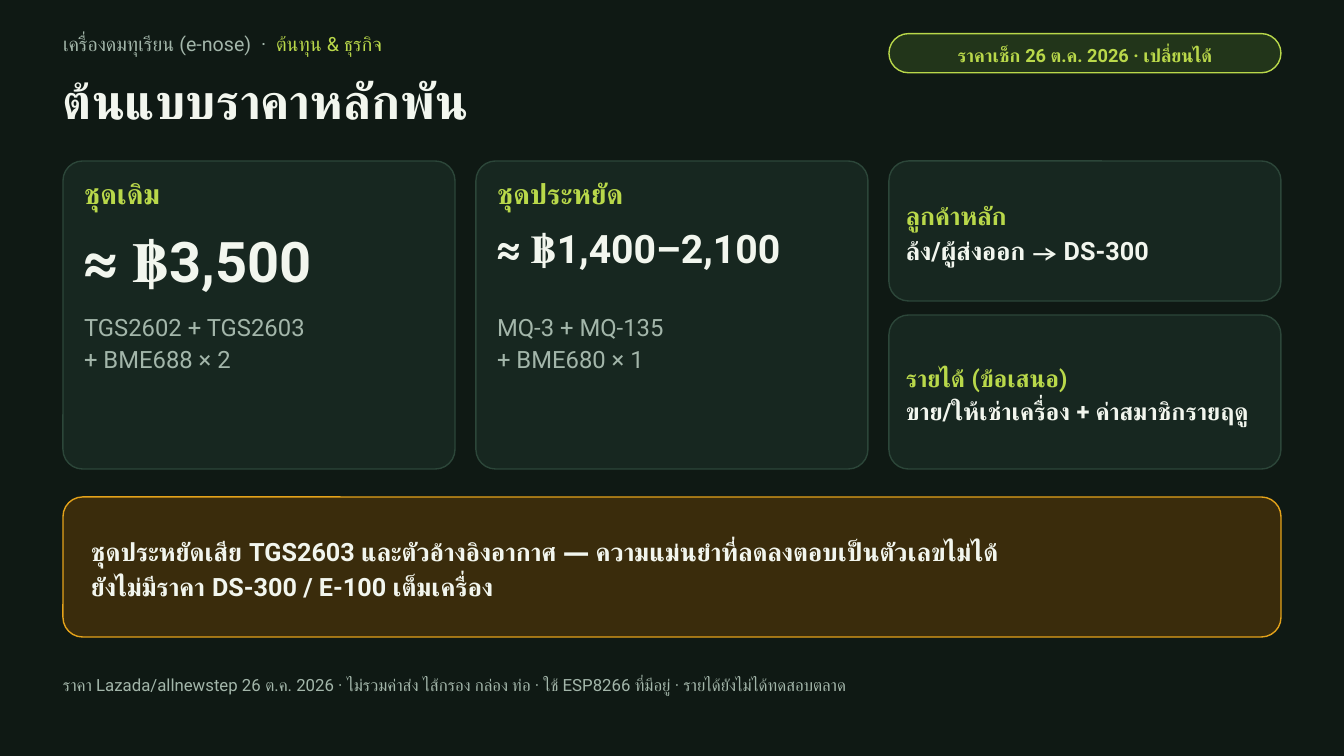
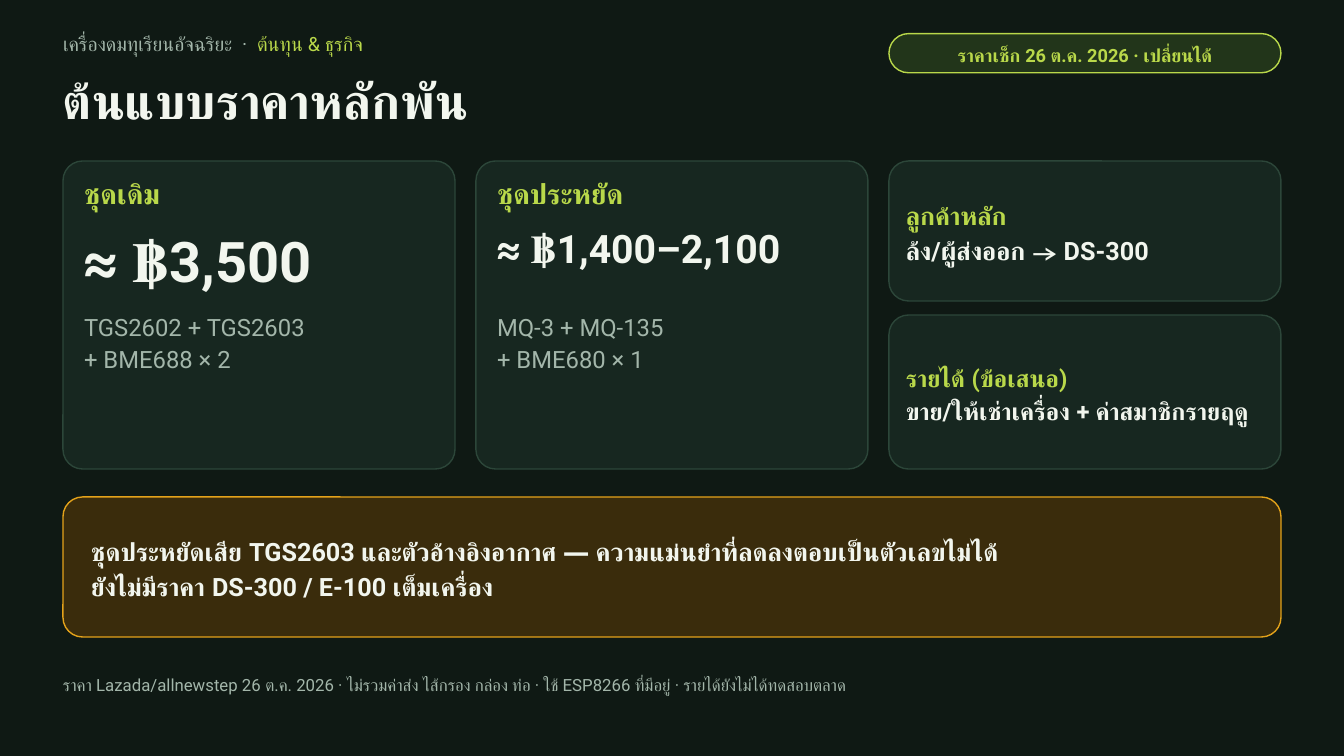
Before and after one commit to moolek02/e-nose-hub, a slide deck: slide 12 of docs/e-nose-pitch-deck-v2.pptx. Drawn at 1344x756 pixels with LibreOffice and Linux fonts; fonts in the diff are those of the drawing. Boxes give left, top, right and bottom in pixels: in the first picture for what was removed or moved away, otherwise in the second. Text is boxed around its words. In the diff, an @@ line names an element or a change of style, - is before the commit and + after.

```diff
--- a/docs/e-nose-pitch-deck-v2.pptx
+++ b/docs/e-nose-pitch-deck-v2.pptx
@@ text at (63,35,363,57): text changed @@
-เครื่องดมทุเรียน (e-nose) · ต้นทุน & ธุรกิจ
+เครื่องดมทุเรียนอัจฉริยะ · ต้นทุน & ธุรกิจ
```
Also in this commit, not shown: 14 other slides changed, 12 other files.
